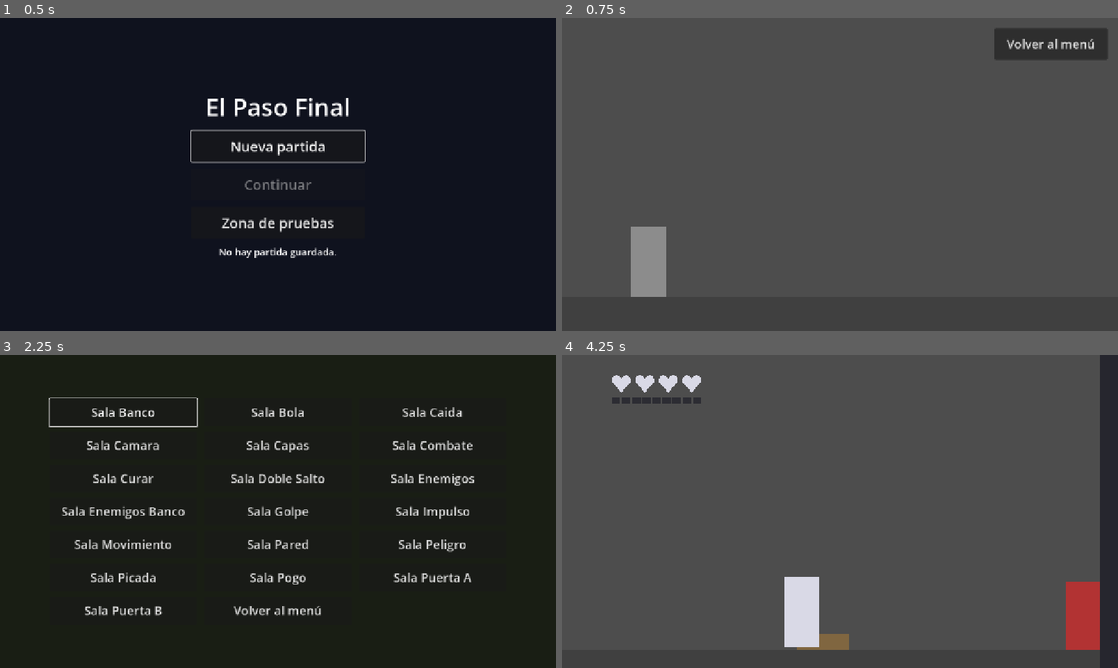
Above: before the commit, frames 1-4 (two rows, left to right).
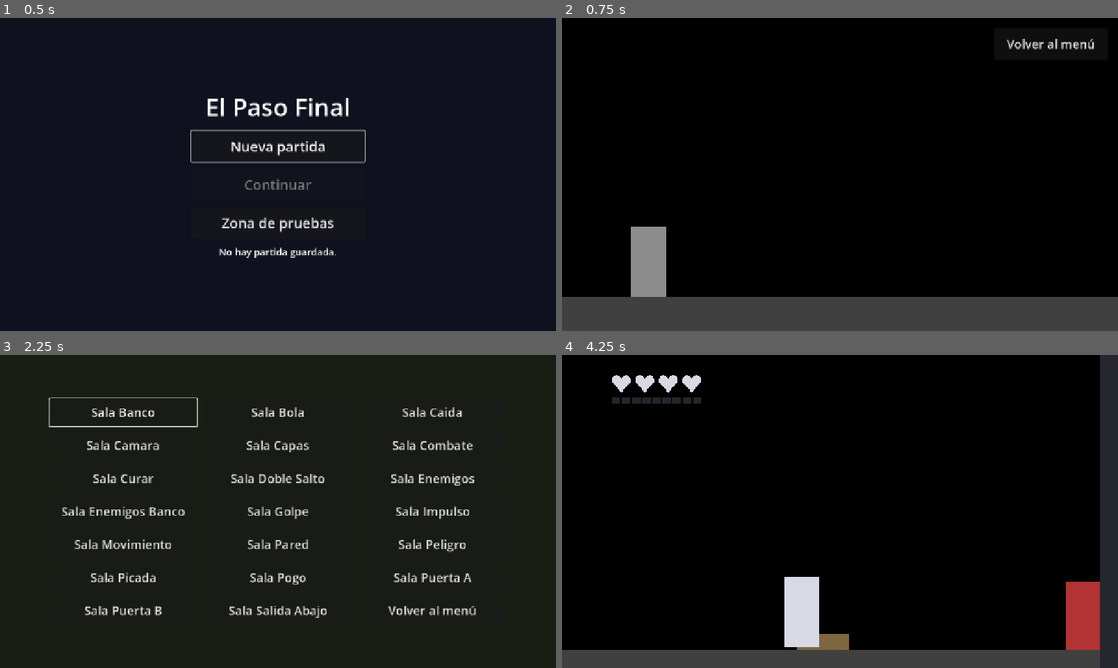
Above: after the commit, the same moments.

Repository: TheMike54/el-paso-final
Game: Godot game, scene res://nucleo/menu.tscn
The game is run twice, just before and just after one commit, with the same random seed, the same clock (stepped at 60 frames per second) and the same inputs.
Inputs (mouse positions are in pixels of both pictures, inside the frame that each line leads up to):
- Up to frame 1 (0.5 s): no input
- Up to frame 2 (0.75 s): click "Nueva partida" at 0.5 s
- Up to frame 3 (2.25 s): click "Volver al menú" at 1.25 s; click "Zona de pruebas" at 2 s
- Up to frame 4 (4.25 s): click "Sala Banco" at 2.75 s; tap Enter at 3.5 s; move the mouse to (962, 495) at 3.52 s; hold D (mover_derecha) from 3.53 s (still down); hold Space (atacar) from 3.53 s (still down); click (962, 495) at 3.67 s; tap W (saltar) at 3.77 s

Frame 1 is identical in both runs. In frame 2, 87% of the frame differs, in the area x 0-100%, y 0-90%; in frame 3, 0.6%; in frame 4, 87%.

Commit message:
feat: limit the view to 4:3-22:9 with black bars and extended room backgrounds, apply it after window resizes, and fix the endless fall in the second door room

Diff:
--- /dev/null
+++ b/herramientas/salas/prueba_vista.gd
@@ -0,0 +1,33 @@
+extends Node
+# Prueba del rango de la vista (nucleo/vista.gd): al entrar recorre una tabla de tamanos de ventana y
+# compara la vista que devuelve Vista.calcular y si hay barras con lo esperado. Sin pantalla la vista
+# real sigue en 1280x1280 (arranque.gd no aplica el rango): aqui solo se prueba la cuenta. Deja el
+# resultado en "casos" y "fallos", que vista.guion lee. Imprime el resumen y los casos que fallan.
+
+const MINIMA: float = 4.0 / 3.0
+const MAXIMA: float = 22.0 / 9.0
+
+var casos: int = 0
+var fallos: int = 0
+
+
+func _ready() -> void:
+	# Ventana, vista esperada, barras esperadas.
+	_caso("4:3", Vector2(1024.0, 768.0), Vector2(1280.0, 960.0), false)
+	_caso("16:10", Vector2(1280.0, 800.0), Vector2(1280.0, 800.0), false)
+	_caso("16:9", Vector2(1920.0, 1080.0), Vector2(1280.0, 720.0), false)
+	_caso("20:9 (S20)", Vector2(2400.0, 1080.0), Vector2(1600.0, 720.0), false)
+	_caso("22:9", Vector2(2200.0, 900.0), Vector2(1760.0, 720.0), false)
+	_caso("32:9", Vector2(1920.0, 540.0), Vector2(1760.0, 720.0), true)
+	_caso("0,78:1", Vector2(780.0, 1000.0), Vector2(1280.0, 960.0), true)
+	_caso("1:1 (sin pantalla)", Vector2(64.0, 64.0), Vector2(1280.0, 960.0), true)
+	print("PRUEBAS vista casos=%d fallos=%d" % [casos, fallos])
+
+
+func _caso(nombre: String, ventana: Vector2, vista: Vector2, barras: bool) -> void:
+	casos += 1
+	var obtenida: Vector2 = Vista.calcular(ventana, MINIMA, MAXIMA)
+	var con_barras: bool = Vista.con_barras(ventana, MINIMA, MAXIMA)
+	if obtenida != vista or con_barras != barras:
+		fallos += 1
+		print("FALLO vista: %s da %s con barras=%s; se esperaba %s con barras=%s" % [nombre, str(obtenida), con_barras, str(vista), barras])
--- a/herramientas/salas/sala_puerta_b.tscn
+++ b/herramientas/salas/sala_puerta_b.tscn
@@ -5,6 +5,9 @@
 
 [sub_resource type="RectangleShape2D" id="forma_suelo"]
 size = Vector2(1280, 80)
+
+[sub_resource type="RectangleShape2D" id="forma_pared"]
+size = Vector2(40, 720)
 
 [node name="SalaPuertaB" type="Node2D"]
 script = ExtResource("1_sala")
@@ -33,6 +36,20 @@
 mouse_filter = 2
 color = Color(0.25, 0.25, 0.25, 1)
 
+[node name="ParedDerecha" type="StaticBody2D" parent="."]
+position = Vector2(1260, 360)
+
+[node name="Forma" type="CollisionShape2D" parent="ParedDerecha"]
+shape = SubResource("forma_pared")
+
+[node name="Dibujo" type="ColorRect" parent="ParedDerecha"]
+offset_left = -20.0
+offset_top = -360.0
+offset_right = 20.0
+offset_bottom = 360.0
+mouse_filter = 2
+color = Color(0.25, 0.25, 0.25, 1)
+
 [node name="PuertaIzquierda" parent="." instance=ExtResource("2_puerta")]
 position = Vector2(20, 680)
 id = &"izquierda"
--- /dev/null
+++ b/herramientas/salas/sala_salida_abajo.tscn
@@ -0,0 +1,27 @@
+[gd_scene format=3]
+
+[ext_resource type="Script" uid="uid://k7a08bqsbqd0" path="res://nucleo/sala.gd" id="1_sala"]
+
+[sub_resource type="RectangleShape2D" id="forma_suelo"]
+size = Vector2(800, 80)
+
+[node name="SalaSalidaAbajo" type="Node2D"]
+script = ExtResource("1_sala")
+limites = Rect2(0, 0, 1600, 720)
+
+[node name="Entrada" type="Marker2D" parent="."]
+position = Vector2(200, 680)
+
+[node name="Suelo" type="StaticBody2D" parent="."]
+position = Vector2(400, 720)
+
+[node name="Forma" type="CollisionShape2D" parent="Suelo"]
+shape = SubResource("forma_suelo")
+
+[node name="Dibujo" type="ColorRect" parent="Suelo"]
+offset_left = -400.0
+offset_top = -40.0
+offset_right = 400.0
+offset_bottom = 40.0
+mouse_filter = 2
+color = Color(0.25, 0.25, 0.25, 1)
--- /dev/null
+++ b/herramientas/salas/sala_vista.tscn
@@ -0,0 +1,6 @@
+[gd_scene format=3]
+
+[ext_resource type="Script" path="res://herramientas/salas/prueba_vista.gd" id="1_prueba"]
+
+[node name="SalaVista" type="Node"]
+script = ExtResource("1_prueba")
--- a/herramientas/salas/zona_pruebas.gd
+++ b/herramientas/salas/zona_pruebas.gd
@@ -5,7 +5,7 @@
 const CARPETA: String = "res://herramientas/salas/"
 const MENU: String = "res://nucleo/menu.tscn"
 ## Escenas de la carpeta que no son salas para recorrer: esta y las pruebas sin jugador.
-const EXCLUIDAS: PackedStringArray = ["zona_pruebas.tscn", "sala_guardado.tscn", "sala_tactil.tscn", "sala_control.tscn", "sala_foco.tscn", "sala_aterrizaje.tscn"]
+const EXCLUIDAS: PackedStringArray = ["zona_pruebas.tscn", "sala_guardado.tscn", "sala_tactil.tscn", "sala_control.tscn", "sala_foco.tscn", "sala_aterrizaje.tscn", "sala_vista.tscn"]
 
 # En cuadricula de tres columnas: en una sola columna las salas ya no caben en la pantalla.
 @onready var _lista: GridContainer = $Centro/Lista as GridContainer
--- a/nucleo/arranque.gd
+++ b/nucleo/arranque.gd
@@ -4,8 +4,19 @@
 # herramientas/, asi que el juego publicado arranca sin el puerto de depuracion.
 const RUTA_PUERTO: String = "res://herramientas/puerto_depuracion.gd"
 
+## Rango de proporciones de la vista (ver nucleo/vista.gd): de 4:3 a 22:9, el mismo en escritorio,
+## telefono y tableta. Fuera de el, la vista se recorta y el motor pone barras negras.
+@export var proporcion_minima: float = 4.0 / 3.0
+@export var proporcion_maxima: float = 22.0 / 9.0
+
 
 func _ready() -> void:
+	# Lo que queda fuera de una sala (y la sala sin Fondo) se ve negro, como las barras, no gris.
+	RenderingServer.set_default_clear_color(Color.BLACK)
+	# Sin pantalla (guiones y validador) la vista se queda como esta: los guiones dependen de ella.
+	if DisplayServer.get_name() != "headless":
+		get_window().size_changed.connect(_al_cambiar_tamano)
+		_ajustar_vista()
 	var depuracion: bool = OS.is_debug_build()
 	var existe: bool = ResourceLoader.exists(RUTA_PUERTO)
 	print("ARRANQUE depuracion=%s puerto=%s" % [depuracion, existe])
@@ -14,3 +25,26 @@
 		var puerto: Node = guion.new() as Node
 		puerto.name = "PuertoDepuracion"
 		add_child(puerto)
+
+
+# Diferido: cambiar content_scale dentro de size_changed dejaba a veces la imagen con la vista anterior
+# al pasar a una ventana muy larga o al maximizar desde ella o desde una vertical (medido con una ventana
+# real el 07-oct-2026), aunque la ventana dijera que cambio. Al final del cuadro el cambio si se dibuja.
+func _al_cambiar_tamano() -> void:
+	_ajustar_vista.call_deferred()
+
+
+# Aplica el rango de la vista a la ventana. Solo asigna si algo cambia: cambiar content_scale_size
+# puede volver a disparar size_changed.
+func _ajustar_vista() -> void:
+	var ventana: Window = get_window()
+	var tamano: Vector2 = Vector2(ventana.size)
+	var aspecto: Window.ContentScaleAspect = Window.CONTENT_SCALE_ASPECT_EXPAND
+	var vista: Vector2i = Vector2i(Vista.BASE)
+	if Vista.con_barras(tamano, proporcion_minima, proporcion_maxima):
+		aspecto = Window.CONTENT_SCALE_ASPECT_KEEP
+		vista = Vector2i(Vista.calcular(tamano, proporcion_minima, proporcion_maxima))
+	if ventana.content_scale_aspect != aspecto:
+		ventana.content_scale_aspect = aspecto
+	if ventana.content_scale_size != vista:
+		ventana.content_scale_size = vista
--- a/nucleo/jugador.gd
+++ b/nucleo/jugador.gd
@@ -61,6 +61,9 @@
 @export var ticks_atras_punto_seguro: int = 15
 ## Ticks quieto tras volver al punto seguro por un peligro, antes de responder otra vez.
 @export var ticks_reaparicion_peligro: int = 20
+## Px que los pies pasan del borde de abajo de la sala para que salir por abajo cuente como un peligro.
+## El alto del cuerpo: el jugador ya no se ve.
+@export var margen_fuera_de_sala: float = 160.0
 
 @export_group("Sensacion del golpe")
 ## Ticks que el jugador se detiene al recibir dano (hit-stop), antes del retroceso.
@@ -257,7 +260,15 @@
 
 func _physics_process(delta: float) -> void:
 	_mover(delta)
+	_revisar_salida_por_abajo()
 	_seguir_con_camara(delta)
+
+
+# Salir por abajo de los limites de la sala es un peligro, igual que un pincho: quita una vida y
+# vuelve al ultimo suelo firme. Sin sala, los limites son enormes y esto nunca ocurre.
+func _revisar_salida_por_abajo() -> void:
+	if global_position.y > _limites.end.y + margen_fuera_de_sala:
+		recibir_dano(1, global_position.x, true)
 
 
 func _mover(delta: float) -> void:
--- a/nucleo/sala.gd
+++ b/nucleo/sala.gd
@@ -11,6 +11,11 @@
 const INTERFAZ: String = "res://interfaz/interfaz.tscn"
 ## Ticks que el jugador muerto se queda en pantalla (oscuro) antes de reaparecer: 1,5 s.
 const TICKS_PARA_REAPARECER: int = 90
+## Lo que el Fondo de la sala se extiende fuera de limites, en px. Cubre el rango de la vista (4:3 a
+## 22:9) con la camara centrada en una sala minima de 1280x720: (1760 - 1280) / 2 = 240 a lo ancho y
+## (960 - 720) / 2 = 120 a lo alto, mas 40 para el temblor de la camara (20 px). Asi lo que se ve fuera
+## de la sala es su fondo, no un borde.
+const MARGEN_FONDO: float = 280.0
 
 ## Id de la puerta por la que llega el jugador a la proxima sala; vacio al empezar una partida.
 ## Es estatica porque sobrevive al cambio de escena sin necesitar un autoload.
@@ -25,6 +30,7 @@
 
 
 func _ready() -> void:
+	_extender_fondo()
 	var jugador: Jugador = ESCENA_JUGADOR.instantiate() as Jugador
 	jugador.position = _punto_de_llegada()
 	var puerta: StringName = puerta_llegada
@@ -43,6 +49,25 @@
 	Eventos.jugador_muerto.connect(_al_morir_el_jugador)
 	if not puerta.is_empty():
 		Eventos.cambio_de_sala.emit(scene_file_path, puerta)
+
+
+# Si la sala tiene un Fondo visible, crea detras de todo un rectangulo de su color MARGEN_FONDO px mas
+# grande por lado. Sin Fondo (o con el Fondo oculto, como la sala de capas), no hace nada: lo de fuera
+# se ve con el color de borrado, negro (nucleo/arranque.gd).
+func _extender_fondo() -> void:
+	var fondo: ColorRect = get_node_or_null(^"Fondo") as ColorRect
+	if fondo == null or not fondo.visible:
+		return
+	var extendido: ColorRect = ColorRect.new()
+	extendido.name = &"FondoExtendido"
+	extendido.color = fondo.color
+	extendido.mouse_filter = Control.MOUSE_FILTER_IGNORE
+	extendido.z_index = RenderingServer.CANVAS_ITEM_Z_MIN
+	var area: Rect2 = limites.grow(MARGEN_FONDO)
+	extendido.position = area.position
+	extendido.size = area.size
+	add_child(extendido)
+	move_child(extendido, 0)
 
 
 # Se reaparece en el ultimo banco donde se descanso; si no hay, en la Entrada de esta sala.
--- /dev/null
+++ b/nucleo/vista.gd
@@ -0,0 +1,24 @@
+class_name Vista
+extends RefCounted
+# Rango de la vista (alternativa D del plan de pantalla completa): dentro del rango de proporciones, la
+# vista crece como con aspect=expand; fuera, se recorta a la proporcion limite y el motor pone barras
+# negras. Asi una ventana o pantalla extrema nunca muestra mas que 22:9 a lo ancho ni 4:3 a lo alto.
+# Funciones estaticas y puras para probarlas con una tabla; arranque.gd aplica el resultado.
+
+## Tamano base de la vista (project.godot: viewport_width x viewport_height).
+const BASE: Vector2 = Vector2(1280.0, 720.0)
+
+
+## Tamano de la vista para una ventana: alto 720 si es mas ancha que 16:9, ancho 1280 si es mas
+## cuadrada; con la proporcion de la ventana recortada a [minima, maxima].
+static func calcular(ventana: Vector2, minima: float, maxima: float) -> Vector2:
+	var proporcion: float = clampf(ventana.x / maxf(ventana.y, 1.0), minima, maxima)
+	if proporcion >= BASE.x / BASE.y:
+		return Vector2(roundf(BASE.y * proporcion), BASE.y)
+	return Vector2(BASE.x, roundf(BASE.x / proporcion))
+
+
+## Verdadero si la ventana queda fuera del rango: la vista se recorta y aparecen barras.
+static func con_barras(ventana: Vector2, minima: float, maxima: float) -> bool:
+	var proporcion: float = ventana.x / maxf(ventana.y, 1.0)
+	return proporcion < minima or proporcion > maxima
Not shown, added: herramientas/salas/prueba_vista.gd.uid
Not shown, added: nucleo/vista.gd.uid
Not shown, changed: ESTADO.md
Not shown, changed: docs/contrato.md
Not shown, added: docs/errores/2026-10-07-caida-sin-fin-en-sala-puerta-b.md
Not shown, added: docs/errores/2026-10-07-vista-vieja-al-maximizar.md
Not shown, changed: docs/pruebas.md
Not shown, added: herramientas/guiones/nucleo/jugador_salida_abajo.esperado
Not shown, added: herramientas/guiones/nucleo/jugador_salida_abajo.guion
Not shown, added: herramientas/guiones/nucleo/sala_puerta_b_pared.esperado
Not shown, added: herramientas/guiones/nucleo/sala_puerta_b_pared.guion
Not shown, added: herramientas/guiones/nucleo/vista.esperado
(and 2 more such lines)
